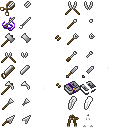
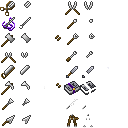
Layers edited between the first and the second 128 × 128 image:
painted on "Pasted Layer" over [66, 96, 93, 111]
